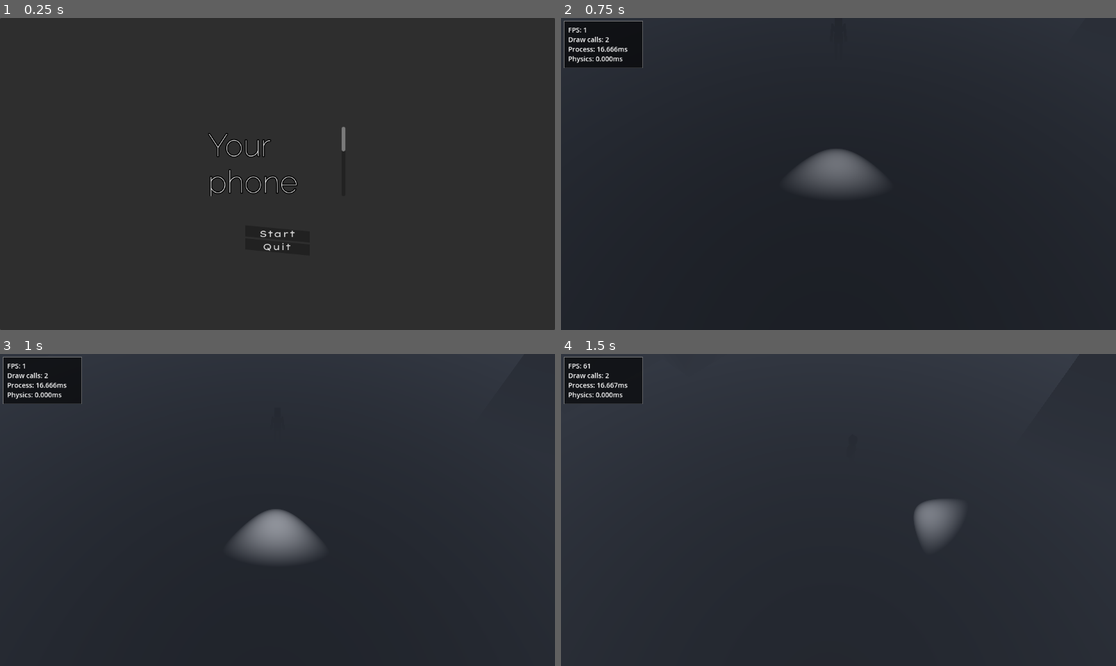
Above: before the commit, frames 1-4 (two rows, left to right).
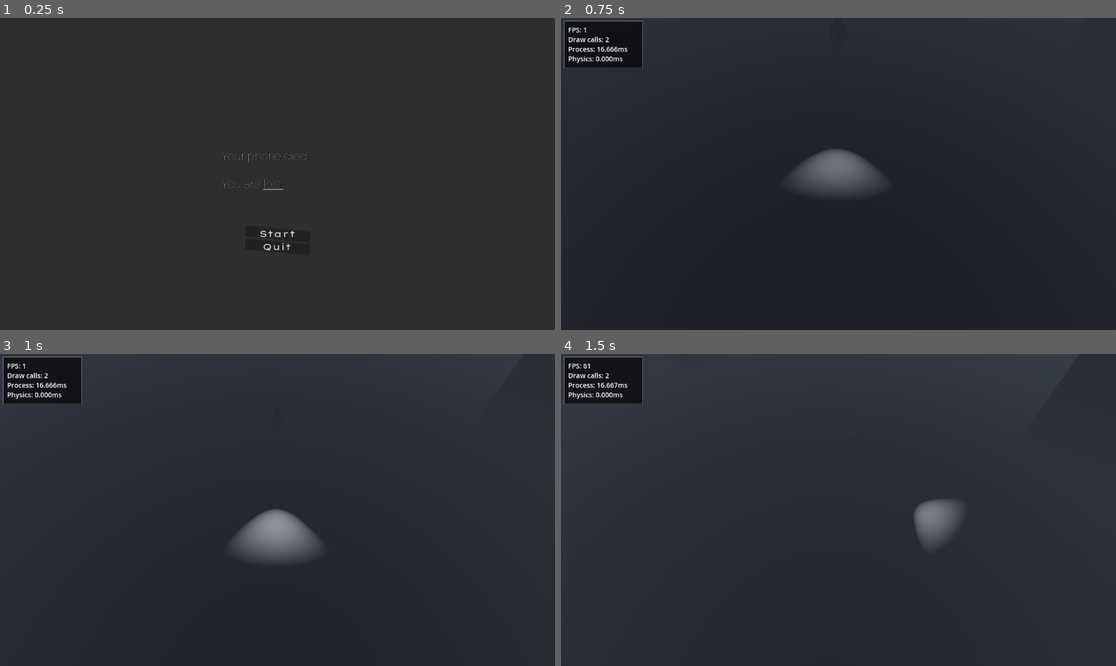
Above: after the commit, the same moments.

Repository: whattheheckman/cppHalloweenJam
Game: Godot game, scene res://ui/winlose/lose.tscn
Two runs of this game, one before a commit and one after it. Both use one fixed random seed, a clock stepped at 60 frames per second and the inputs below. This scene is started directly instead of the project's main scene. A sky picture missing from this copy of the repository is replaced by a grey-blue gradient.
Inputs:
- Up to frame 1 (0.25 s): no input
- Up to frame 2 (0.75 s): click "Start" at 0.5 s
- Up to frame 3 (1 s): no input
- Up to frame 4 (1.5 s): hold D (right) from 1.28 s (still down)

The runs differ from the first frame. In frame 1, 0.7% of the frame differs, in the area x 37-63%, y 34-58%; in frame 2, nothing differs; in frame 3, nothing differs; in frame 4, nothing differs.

Commit message:
fixed lose font sizes

Diff:
--- a/ui/main_menu/main_menu.tscn
+++ b/ui/main_menu/main_menu.tscn
@@ -14,7 +14,6 @@
 script = ExtResource("1_6r22j")
 
 [node name="ColorRect" type="ColorRect" parent="."]
-layout_mode = 1
 anchors_preset = 15
 anchor_right = 1.0
 anchor_bottom = 1.0
@@ -24,7 +23,6 @@
 
 [node name="VBoxContainer" type="VBoxContainer" parent="."]
 process_mode = 3
-layout_mode = 1
 anchors_preset = 2
 anchor_top = 1.0
 anchor_bottom = 1.0
@@ -35,7 +33,6 @@
 grow_vertical = 0
 
 [node name="StartButton" type="Button" parent="VBoxContainer"]
-layout_mode = 2
 offset_right = 134.0
 offset_bottom = 23.0
 focus_neighbor_top = NodePath("../QuitButton")
@@ -44,14 +41,12 @@
 
 [node name="OptionsButton" type="Button" parent="VBoxContainer"]
 visible = false
-layout_mode = 2
 offset_top = 35.0
 offset_right = 134.0
 offset_bottom = 66.0
 text = "Options"
 
 [node name="QuitButton" type="Button" parent="VBoxContainer"]
-layout_mode = 2
 offset_top = 27.0
 offset_right = 134.0
 offset_bottom = 50.0
@@ -60,7 +55,6 @@
 text = "Quit"
 
 [node name="Instructions" type="RichTextLabel" parent="."]
-layout_mode = 0
 offset_left = 430.0
 offset_top = 33.0
 offset_right = 753.0
@@ -68,7 +62,6 @@
 text = "You're lost. Find your way home in the..."
 
 [node name="Title" type="RichTextLabel" parent="."]
-layout_mode = 1
 anchors_preset = 8
 anchor_left = 0.5
 anchor_top = 0.5
--- a/ui/main_menu/main_menu_theme.tres
+++ b/ui/main_menu/main_menu_theme.tres
@@ -30,6 +30,6 @@
 Button/styles/normal = SubResource("StyleBoxFlat_8brjd")
 Button/styles/pressed = SubResource("StyleBoxEmpty_kmron")
 RichTextLabel/colors/font_shadow_color = Color(0.203922, 0.203922, 0.203922, 0.87451)
-RichTextLabel/constants/outline_size = 8
+RichTextLabel/constants/outline_size = 3
 RichTextLabel/font_sizes/normal_font_size = 64
 RichTextLabel/fonts/normal_font = ExtResource("2_6nw13")
--- a/ui/winlose/lose.tscn
+++ b/ui/winlose/lose.tscn
@@ -1,7 +1,8 @@
-[gd_scene load_steps=3 format=3 uid="uid://5b082piuxqtx"]
+[gd_scene load_steps=4 format=3 uid="uid://5b082piuxqtx"]
 
 [ext_resource type="Script" path="res://ui/winlose/lose.gd" id="1_l0lp3"]
 [ext_resource type="Theme" uid="uid://bclkewcho4rmn" path="res://ui/main_menu/main_menu_theme.tres" id="1_tekbr"]
+[ext_resource type="FontFile" uid="uid://oo3fvgjcqfwl" path="res://ui/common/Raleway-VariableFont_wght.ttf" id="3_ykrcn"]
 
 [node name="Control" type="Control"]
 layout_mode = 3
@@ -27,13 +28,15 @@
 anchor_top = 0.5
 anchor_right = 0.5
 anchor_bottom = 0.5
-offset_left = -144.0
-offset_top = -98.0
-offset_right = 141.0
-offset_bottom = 46.0
+offset_left = -117.0
+offset_top = -52.0
+offset_right = 124.0
+offset_bottom = 49.0
 grow_horizontal = 2
 grow_vertical = 2
 theme = ExtResource("1_tekbr")
+theme_override_fonts/normal_font = ExtResource("3_ykrcn")
+theme_override_font_sizes/normal_font_size = 24
 bbcode_enabled = true
 text = "Your phone died.
 
